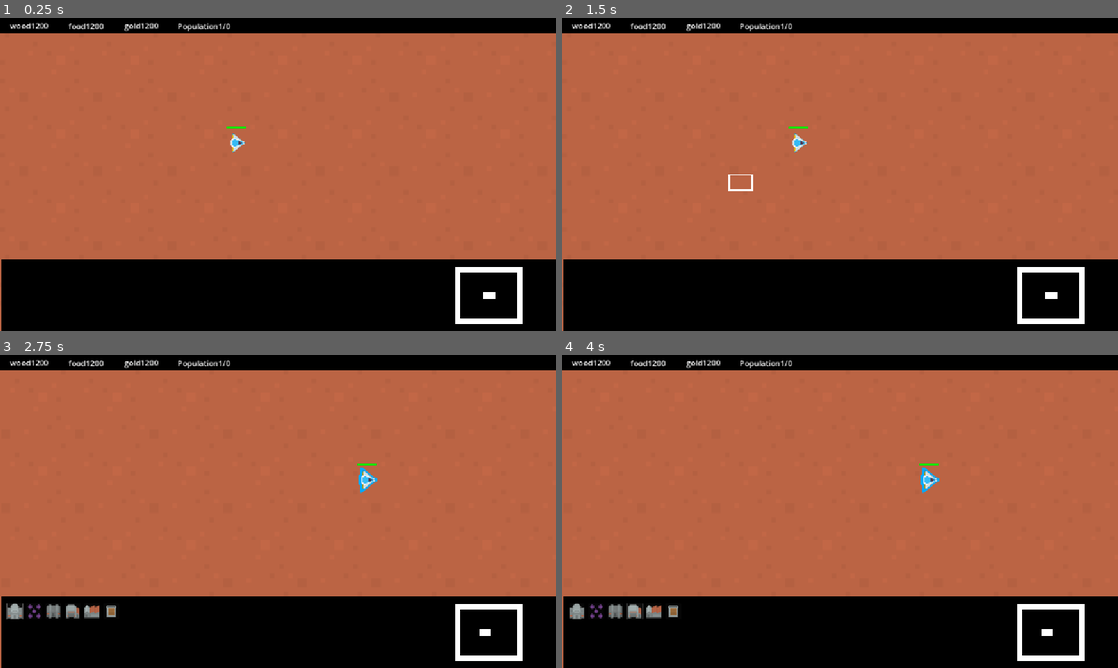
Above: before the commit, frames 1-4 (two rows, left to right).
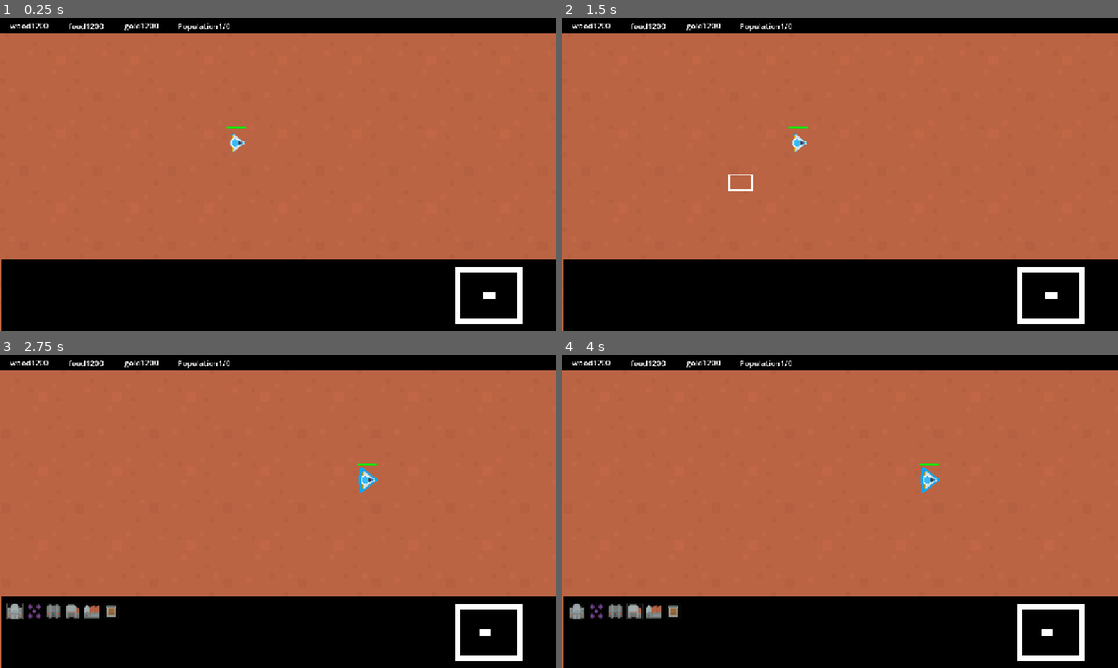
Above: after the commit, the same moments.

Repository: Tonkadora/RTS
Game: Godot game, scene res://main.tscn
Same seed, same stepped clock (60 frames per second), same inputs: the game is played once before the commit and once after it.
Inputs (mouse positions are in pixels of both pictures, inside the frame that each line leads up to):
- Up to frame 1 (0.25 s): no input
- Up to frame 2 (1.5 s): tap Enter at 0.5 s; move the mouse to (962, 158) at 0.52 s; click (962, 158) at 0.67 s; tap Space at 1.25 s; drag from (728, 190) to (795, 143) at 1.27 s
- Up to frame 3 (2.75 s): click (16, 611) at 2 s
- Up to frame 4 (4 s): click (617, 611) at 2.75 s; click (634, 611) at 3.5 s

The runs differ from the first frame. In frame 1, 0.3% of the frame differs, in the area x 1-44%, y 1-43%; in frame 2, 0.3%; in frame 3, 0.3%, in the area x 1-68%, y 1-85%; in frame 4, 0.3%.
Error before the commit: Cannot call method 'instantiate' on a null value. (res://worker_build_options.gd:17)
Error after the commit: Cannot call method 'instantiate' on a null value. (res://worker_build_options.gd:16)

Commit message:
TownCenter/TestBuildNode

Diff:
--- a/project.godot
+++ b/project.godot
@@ -22,3 +22,7 @@
 [display]
 
 window/stretch/mode="canvas_items"
+
+[rendering]
+
+textures/canvas_textures/default_texture_filter=0
--- /dev/null
+++ b/town_center.tscn
@@ -0,0 +1,206 @@
+[gd_scene load_steps=8 format=3 uid="uid://cnj8lus8diakn"]
+
+[ext_resource type="Texture2D" uid="uid://b48t5xtytxm2i" path="res://GameArt/kenney_sci-fi-rts/PNG/Retina/Tile/scifiTile_13.png" id="1_31agg"]
+[ext_resource type="Texture2D" uid="uid://bmdbo8bqdo8uf" path="res://GameArt/kenney_sci-fi-rts/PNG/Retina/Structure/scifiStructure_10.png" id="2_qdnrl"]
+[ext_resource type="Texture2D" uid="uid://bvxlm0n0pibcd" path="res://GameArt/kenney_space-shooter-redux/PNG/playerShip3_blue.png" id="3_l5ko1"]
+
+[sub_resource type="RectangleShape2D" id="RectangleShape2D_dmykw"]
+size = Vector2(80, 81)
+
+[sub_resource type="RectangleShape2D" id="RectangleShape2D_ovmdb"]
+size = Vector2(80, 81)
+
+[sub_resource type="StyleBoxFlat" id="StyleBoxFlat_fnea0"]
+bg_color = Color(0, 0, 0, 1)
+
+[sub_resource type="StyleBoxFlat" id="StyleBoxFlat_xstg0"]
+bg_color = Color(0.0313726, 0.917647, 0.168627, 1)
+
+[node name="TownCenter" type="Area2D"]
+
+[node name="Ground" type="Sprite2D" parent="."]
+scale = Vector2(0.63, 0.63)
+texture = ExtResource("1_31agg")
+
+[node name="BuildingSprite" type="Node2D" parent="."]
+
+[node name="Sprite2D" type="Sprite2D" parent="BuildingSprite"]
+texture_filter = 1
+scale = Vector2(0.62, 0.62)
+texture = ExtResource("2_qdnrl")
+
+[node name="CollisionShape2D" type="CollisionShape2D" parent="."]
+position = Vector2(0, 0.5)
+shape = SubResource("RectangleShape2D_dmykw")
+
+[node name="StaticBody2D" type="StaticBody2D" parent="."]
+
+[node name="CollisionShape2D" type="CollisionShape2D" parent="StaticBody2D"]
+position = Vector2(0, 0.5)
+shape = SubResource("RectangleShape2D_ovmdb")
+
+[node name="ProgressBar" type="ProgressBar" parent="."]
+offset_left = -35.0
+offset_top = -55.0
+offset_right = 36.0
+offset_bottom = -50.0
+theme_override_styles/background = SubResource("StyleBoxFlat_fnea0")
+theme_override_styles/fill = SubResource("StyleBoxFlat_xstg0")
+max_value = 10.0
+value = 10.0
+show_percentage = false
+
+[node name="ButtonTC" type="Button" parent="."]
+offset_left = -40.0
+offset_top = -40.0
+offset_right = 41.0
+offset_bottom = 41.0
+theme_type_variation = &"FlatButton"
+
+[node name="TimerWorker" type="Timer" parent="."]
+wait_time = 2.0
+one_shot = true
+
+[node name="TimerUIOn" type="Timer" parent="."]
+wait_time = 0.2
+one_shot = true
+
+[node name="CanvasLayer" type="CanvasLayer" parent="."]
+visible = false
+
+[node name="RemoveButton" type="Node2D" parent="CanvasLayer"]
+
+[node name="Image" type="Node2D" parent="CanvasLayer/RemoveButton"]
+
+[node name="ColorRect" type="ColorRect" parent="CanvasLayer/RemoveButton/Image"]
+offset_left = 14.0
+offset_top = 513.0
+offset_right = 46.0
+offset_bottom = 546.0
+color = Color(1, 0.0823529, 0, 1)
+
+[node name="ColorRect2" type="ColorRect" parent="CanvasLayer/RemoveButton/Image/ColorRect"]
+layout_mode = 0
+offset_left = 8.0
+offset_top = 5.0
+offset_right = 35.0
+offset_bottom = 9.0
+rotation = 0.785398
+color = Color(0, 0, 0, 1)
+
+[node name="ColorRect3" type="ColorRect" parent="CanvasLayer/RemoveButton/Image/ColorRect"]
+layout_mode = 0
+offset_left = 5.0
+offset_top = 24.0
+offset_right = 31.0
+offset_bottom = 28.0
+rotation = -0.785398
+color = Color(0, 0, 0, 1)
+
+[node name="ButtonRemove" type="Button" parent="CanvasLayer/RemoveButton/Image"]
+self_modulate = Color(1, 1, 1, 0.376471)
+offset_left = 14.0
+offset_top = 513.0
+offset_right = 46.0
+offset_bottom = 546.0
+
+[node name="AddWorkerButton" type="Node2D" parent="CanvasLayer"]
+position = Vector2(40, 0)
+
+[node name="Image" type="Node2D" parent="CanvasLayer/AddWorkerButton"]
+
+[node name="ColorRect" type="ColorRect" parent="CanvasLayer/AddWorkerButton/Image"]
+offset_left = 14.0
+offset_top = 513.0
+offset_right = 46.0
+offset_bottom = 546.0
+color = Color(0.0392157, 0.415686, 0, 1)
+
+[node name="ButtonAddWorker" type="Button" parent="CanvasLayer/AddWorkerButton/Image"]
+self_modulate = Color(1, 1, 1, 0.376471)
+offset_left = 14.0
+offset_top = 513.0
+offset_right = 46.0
+offset_bottom = 546.0
+
+[node name="Sprite2D" type="Sprite2D" parent="CanvasLayer/AddWorkerButton/Image"]
+texture_filter = 1
+position = Vector2(30, 530)
+scale = Vector2(0.31, 0.31)
+texture = ExtResource("3_l5ko1")
+
+[node name="Q1" type="Node2D" parent="CanvasLayer"]
+visible = false
+position = Vector2(80, 40)
+
+[node name="Image" type="Node2D" parent="CanvasLayer/Q1"]
+
+[node name="ColorRect" type="ColorRect" parent="CanvasLayer/Q1/Image"]
+offset_left = 14.0
+offset_top = 513.0
+offset_right = 46.0
+offset_bottom = 546.0
+color = Color(0.0392157, 0.415686, 0, 1)
+
+[node name="Sprite2D" type="Sprite2D" parent="CanvasLayer/Q1/Image"]
+texture_filter = 1
+position = Vector2(30, 530)
+scale = Vector2(0.31, 0.31)
+texture = ExtResource("3_l5ko1")
+
+[node name="Q2" type="Node2D" parent="CanvasLayer"]
+visible = false
+position = Vector2(120, 40)
+
+[node name="Image" type="Node2D" parent="CanvasLayer/Q2"]
+
+[node name="ColorRect" type="ColorRect" parent="CanvasLayer/Q2/Image"]
+offset_left = 14.0
+offset_top = 513.0
+offset_right = 46.0
+offset_bottom = 546.0
+color = Color(0.0392157, 0.415686, 0, 1)
+
+[node name="Sprite2D" type="Sprite2D" parent="CanvasLayer/Q2/Image"]
+texture_filter = 1
+position = Vector2(30, 530)
+scale = Vector2(0.31, 0.31)
+texture = ExtResource("3_l5ko1")
+
+[node name="Q3" type="Node2D" parent="CanvasLayer"]
+visible = false
+position = Vector2(160, 40)
+
+[node name="Image" type="Node2D" parent="CanvasLayer/Q3"]
+
+[node name="ColorRect" type="ColorRect" parent="CanvasLayer/Q3/Image"]
+offset_left = 14.0
+offset_top = 513.0
+offset_right = 46.0
+offset_bottom = 546.0
+color = Color(0.0392157, 0.415686, 0, 1)
+
+[node name="Sprite2D" type="Sprite2D" parent="CanvasLayer/Q3/Image"]
+texture_filter = 1
+position = Vector2(30, 530)
+scale = Vector2(0.31, 0.31)
+texture = ExtResource("3_l5ko1")
+
+[node name="Q4" type="Node2D" parent="CanvasLayer"]
+visible = false
+position = Vector2(200, 40)
+
+[node name="Image" type="Node2D" parent="CanvasLayer/Q4"]
+
+[node name="ColorRect" type="ColorRect" parent="CanvasLayer/Q4/Image"]
+offset_left = 14.0
+offset_top = 513.0
+offset_right = 46.0
+offset_bottom = 546.0
+color = Color(0.0392157, 0.415686, 0, 1)
+
+[node name="Sprite2D" type="Sprite2D" parent="CanvasLayer/Q4/Image"]
+texture_filter = 1
+position = Vector2(30, 530)
+scale = Vector2(0.31, 0.31)
+texture = ExtResource("3_l5ko1")
--- a/worker_build_options.gd
+++ b/worker_build_options.gd
@@ -11,7 +11,6 @@
 @onready var game_objects: Node2D = $"../../GameObjects"
 
 
-
 func _on_button_build_tc_pressed() -> void:
 	if Global.wood_count >= 50 and Global.gold_count >= 50:
 		var new_building = new_town_center.instantiate()
@@ -21,14 +20,12 @@
 		Global.gold_count -= 50
 
 
-
 func _on_button_b_build_house_pressed() -> void:
 	if Global.wood_count >= 50:
 		var new_building = new_house.instantiate()
 		game_objects.add_child(new_building)
 
 		Global.wood_count -= 50
-
 
 
 func _on_button_b_build_barracks_pressed() -> void:
